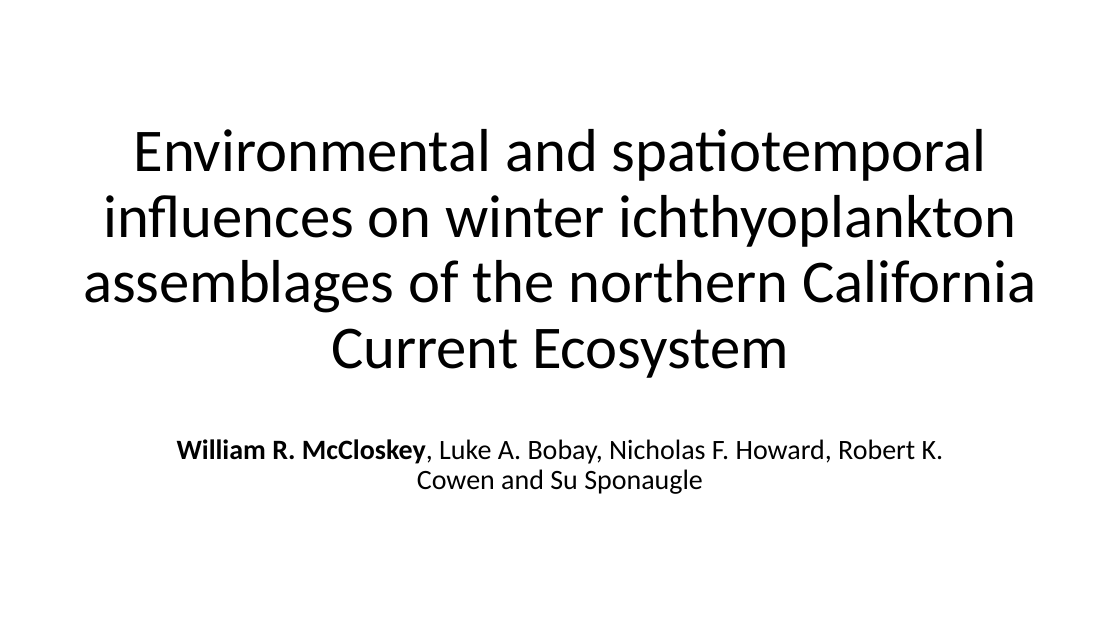
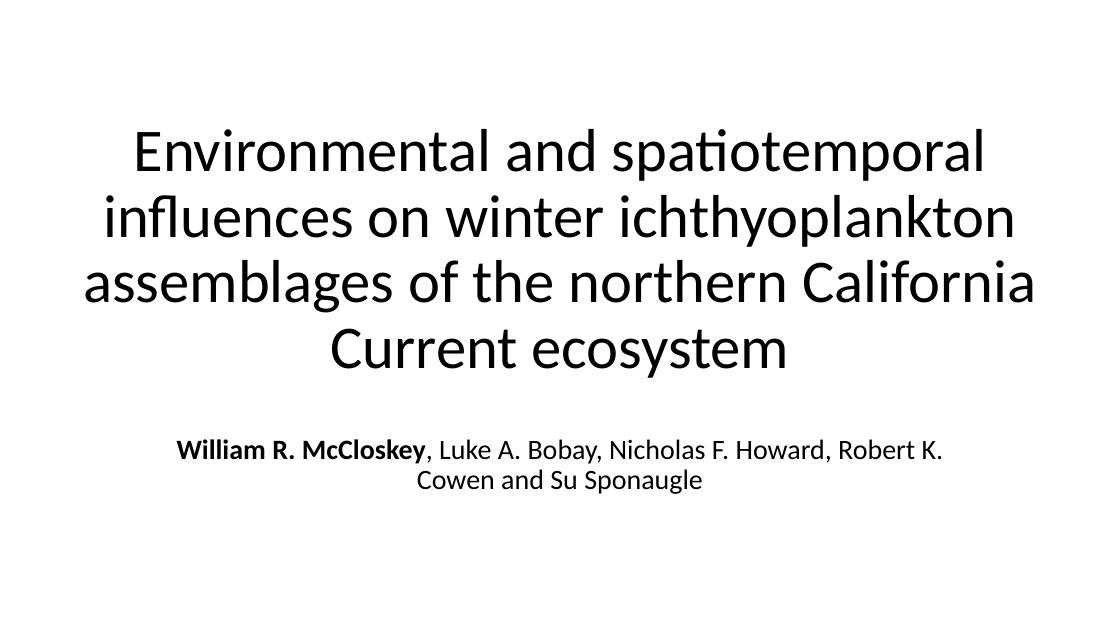
Before and after one commit to LukeABobay/larval-fish-community-analysis, a slide deck: slide 1 of PICES 2026 Presentation.pptx. Drawn at 1120x630 pixels with LibreOffice and Linux fonts; fonts in the diff are those of the drawing. Boxes give left, top, right and bottom in pixels: in the first picture for what was removed or moved away, otherwise in the second. Text is boxed around its words. In the diff, an @@ line names an element or a change of style, - is before the commit and + after.

```diff
--- a/PICES 2026 Presentation.pptx
+++ b/PICES 2026 Presentation.pptx
@@ title at [83, 129, 1036, 378]: text changed @@
-Environmental and spatiotemporal influences on winter ichthyoplankton assemblages of the northern California Current Ecosystem
+Environmental and spatiotemporal influences on winter ichthyoplankton assemblages of the northern California Current ecosystem
```
Also in this commit, not shown: 20 other slides changed, 1 slide added, 4 slides removed.
